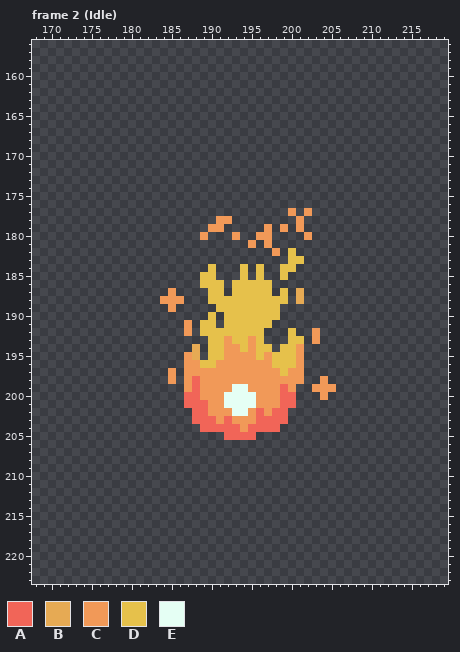
Two states of a pixel-art file, devassets/Aseprite Projects/RedSoul.aseprite. Above is the file before it was changed.
192x192 pixels, 12 frames. Shown: frame 2 (Idle): x 168..219, y 156..223. The old version is drawn lined up with the new one, on the new canvas. The commit also changed other frames, which this record leaves out.
Palette (. is transparent): A #f16558  B #e6aa54  C #f19958  D #e6c14b  E #e5fff4
Pixels before, frame 2 (Idle) (only the part around the change), first column x 168:
156 ....................................................
157 ....................................................
158 ....................................................
159 ....................................................
160 ....................................................
161 ....................................................
162 ....................................................
163 ....................................................
164 ....................................................
165 ....................................................
166 ....................................................
167 ....................................................
168 ....................................................
169 ....................................................
170 ....................................................
171 ....................................................
172 ....................................................
173 ....................................................
174 ....................................................
175 ....................................................
176 ....................................................
177 ................................C.C.................
178 .......................CC........C..................
179 ......................CC.....C.C.C..................
180 .....................C...C..CC....C.................
181 ...........................C.C......................
182 ..............................C.D...................
183 ................................DD..................
184 ......................D...D.D..DD...................
185 .....................DD...D.D..D....................
186 .....................DDD.DDDDD......................
187 .................C....DD.DDDDD.D.B..................
188 ................CCC...DDDDDDDDDD.B..................
189 .................C.....DDDDDDDD.....................
190 ......................D.DDDDDDD.....................
191 ...................C.DD.DDDDDD......................
192 ...................C.DDDDDDDD...D..C................
193 ......................DDCDDCD...DD.C................
194 ....................B.DDCCDCDD.DDC..................
195 ...................CB.DDCCCCDCDDDC..................
196 ...................CCDDCCCCCCCDDDC..................
197 .................C.CCCCCCCCCCCCDCC..................
198 .................C.CACCCCCCCCCCCCC..C...............
199 ...................CACCCCEECCCCAC..CCC..............
200 ...................AACCCEEEECCCAA...C...............
201 ...................AAACCEEEECCCAA...................
202 ....................AACCCEECACAA....................
203 ....................AAACACCCAAAA....................
204 .....................AAAAACAAAA.....................
205 ........................AAAA........................
206 ....................................................
207 ....................................................
208 ....................................................
209 ....................................................
210 ....................................................
211 ....................................................
212 ....................................................
213 ....................................................
214 ....................................................
215 ....................................................
216 ....................................................
217 ....................................................
218 ....................................................
219 ....................................................
220 ....................................................
221 ....................................................
222 ....................................................
223 ....................................................
Once edited:
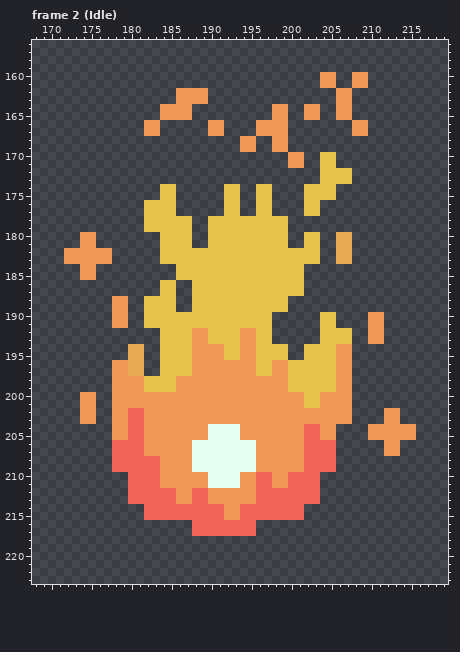
The author wrote: fix soul idle animation after death
From old to new:
canvas 192x192 -> 384x384, the old top-left corner now at 98,97
Changed rows in their new state; - is an unchanged pixel.
Frame 2 (Idle):
first column x 172:
160 --------------------------------CC--CC------
161 --------------------------------CC--CC------
162 --------------CCCC----------------CC--------
163 --------------CCCC----------------CC--------
164 ------------CCCC----------CC--CC--CC--------
165 ------------CCCC----------CC--CC--CC--------
166 ----------CC------CC----CCCC--------CC------
167 ----------CC------CC----CCCC--------CC------
168 ----------------------CC--CC----------------
169 ----------------------CC--CC----------------
170 ----------------------------CC--DD----------
171 ----------------------------CC--DD----------
172 --------------------------------DDDD--------
173 --------------------------------DDDD--------
174 ------------DD------DD--DD----DDDD----------
175 ------------DD------DD--DD----DDDD----------
176 ----------DDDD------DD--DD----DD------------
177 ----------DDDD------DD--DD--.-DD------------
178 ----------DDDDDD--DDDDDDDDDD-.--------------
179 ----------DDDDDD--DDDDDDDDDD-.--------------
180 --CC--------DDDD-.DDDDDDDDDD--DD--BB--------
181 --CC--------DDDD--DDDDDDDDDD--DD--BB--------
182 CCCCCC------DDDDDDDDDDDDDDDD-DDD--BB--------
183 CCCCCC------DDDDDDDDDDDDDDDD--DD--BB--------
184 --CC----------DDDD-DDD-D-DD--D--------------
185 --CC----------DDD--DDD-D-DD-DD--------------
186 ------------DD--D---D-----DDDD--------------
187 ------------DD--DD--D-----D-DD--------------
188 ------CC--DDDD.-DD-----------.--------------
189 ------CC--DDDD--DDD--------D----------------
190 ------CC--DDDDDDDD-D------.-----DD----CC----
191 ------CC--DDDDDDD--D------------DD----CC----
192 ------------DDDDCC----CC-D--.--.DDDD--CC----
193 ------------DDDDCC--D-C--D--..-.DDDD--CC----
194 --------BB--DDDDCCCCDDC---D-..DDDDCC--------
195 --------BB--DDDDCCCCDD---D--..DDDDCC--------
196 ------CCBB--DDDD-CC-----DDCC-DDDDDCC--------
197 ------CCBB--DDDD--------DD-CDDDDDDCC--------
198 ------CCCCDDDDC-C-----------DDDDDDCC--------
199 ------CCCCDDDDC-C----CC----CDDDDDDCC--------
200 --CC--CCCCCCCCCCC---CCCC---CCCDD-CCC--------
201 --CC--CCCCCCCCCCCC--CCCC---CCCDDCCCC--------
202 --CC--CCAACCCCCCCC---CC-C-CCCCCCCCCC----CC--
203 --CC--CCAACCCCCCCCC-C---CCCCCCCCCCCC----CC--
204 ------CCAACCCCCCCCEEEE-CCCCCCCAACC----CCCCCC
205 ------CCAACCCCCCCCEEEECCCCCCCCAACC----CCCCCC
206 ------AAAACCCCCCEEEEEEEECCCCCCAAAA------CC--
207 ------AAAACCCCCCEEEEEEEECCCCCCAAAA------CC--
208 ------AAAAAACCCCEEEEEEEECCCCCCAAAA----------
209 ------AAAAAACCCCEEEEEEEECCCCCCAAAA----------
210 --------AAAACCCCCCEEEECCAACCAAAA------------
211 --------AAAACCCCCCEEEECCAACCAAAA------------
212 --------AAAAAACCAACCCCCCAAAAAAAA------------
213 --------AAAAAACCAACCCCCCAAAAAAAA------------
214 ----------AAAAAAAAAACCAAAAAAAA--------------
215 ----------AAAAAAAAAACCAAAAAAAA--------------
216 ----------------AAAAAAAA--------------------
217 ----------------AAAAAAAA--------------------
